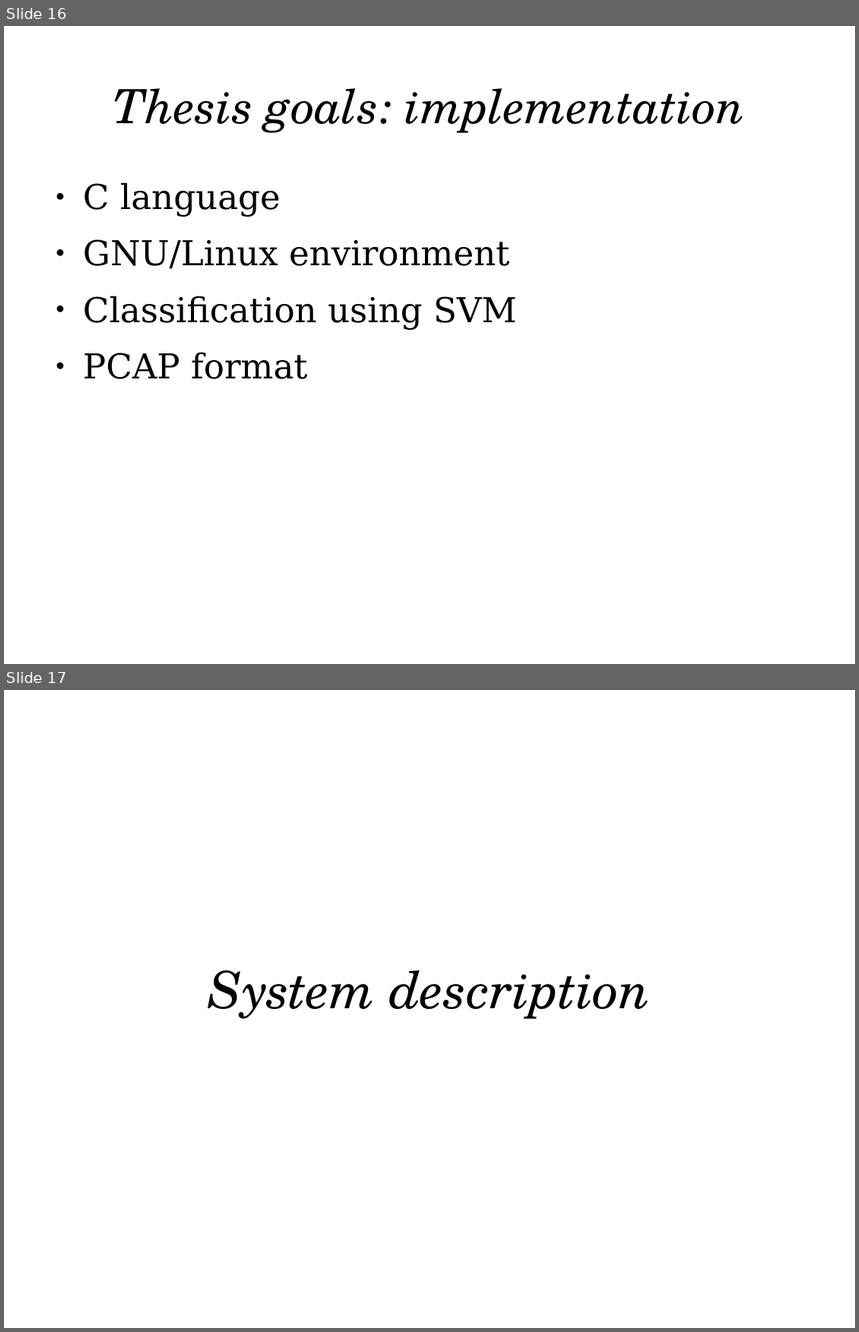
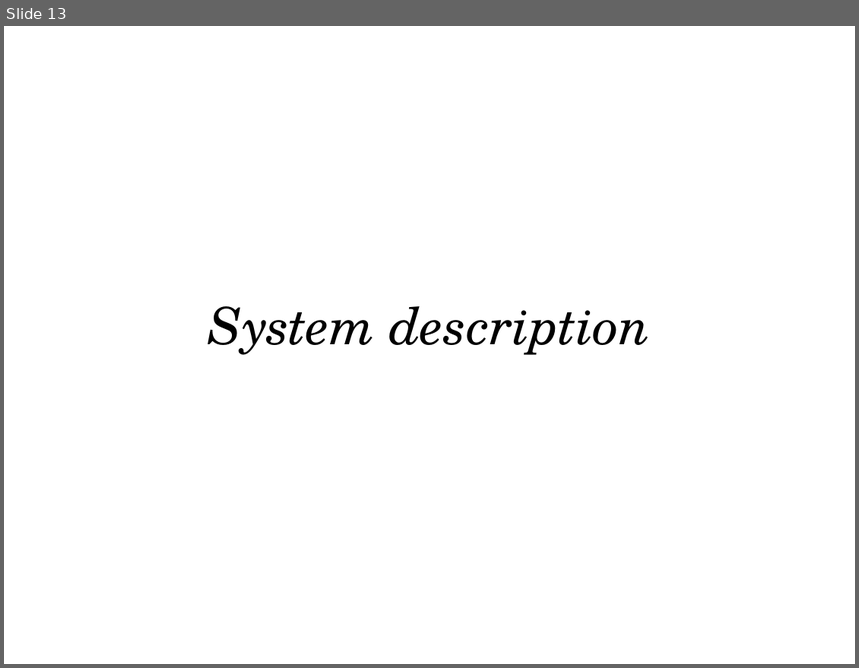
Before and after one commit to pforemski/pjf-msc, a slide deck: polsl/final-exam.odp. Shown one above the other, each under a label of ours: slides 16 and 17 before the commit, slide 13 after it. The pictures are 859x1332 and 859x668 pixels, drawn with LibreOffice and Linux fonts; fonts in the diff are those of the drawing. Boxes give left, top, right and bottom in pixels: in the first picture for what was removed or moved away, otherwise in the second. Text is boxed around its words. In the diff, an @@ line names an element or a change of style, - is before the commit and + after.

```diff
--- a/polsl/final-exam.odp
+++ b/polsl/final-exam.odp
@@ slide 16 removed at [4,26,855,664], background #FFFFFF @@
@@ title removed at [113,88,746,133] @@
-Thesis goals: implementation
@@ text removed at [83,183,517,379] @@
-● C language
-● GNU/Linux environment
-● Classification using SVM
-● PCAP format
@@ what was slide 17 is now slide 13 @@
```
Also in this commit, not shown: 7 slides changed, 1 slide added, 3 other slides removed.
